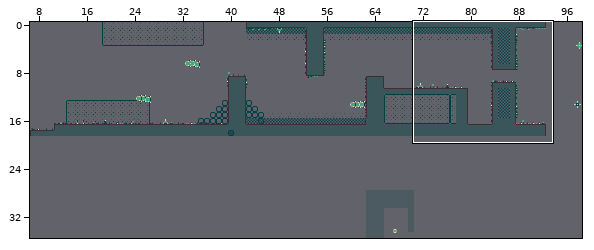
Two versions of a level (Tiled map, main.data/level_1.tmx). Above, an overview of the earlier version with the close-up marked.
Close-up. As it was:
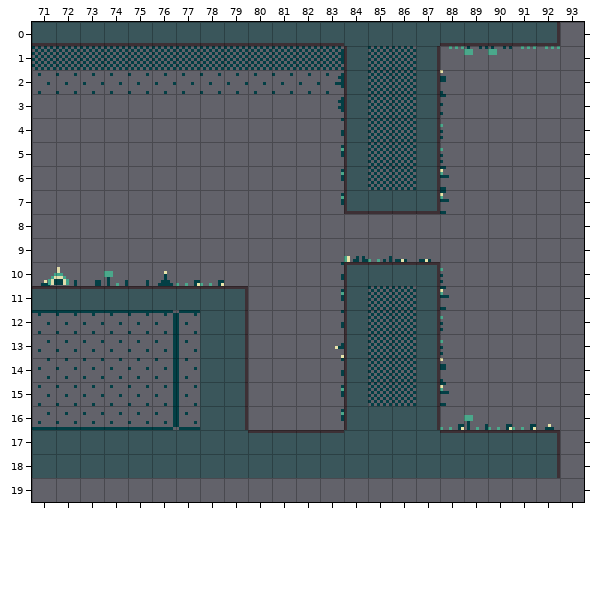
Cells are 8x8 px. Shown: x 71..93, y 0..19. The commit also changed other parts of the map, which this record leaves out.
After the commit:
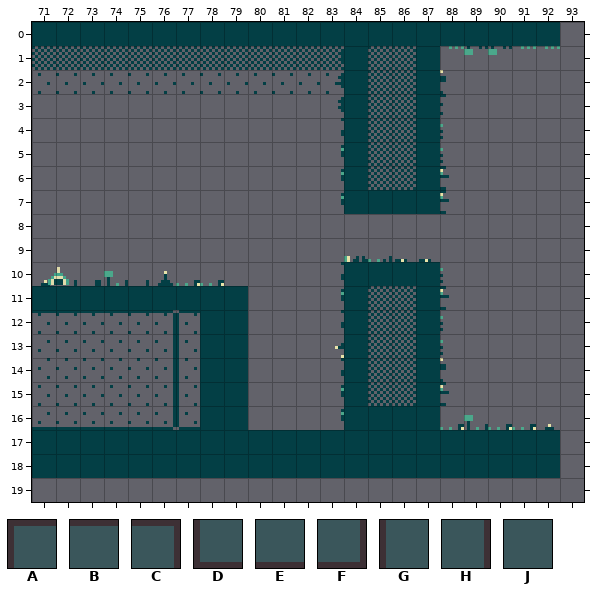
Key: from "collisions": A 0 "topleft", B 1 "top", C 2 "topright", D 3 "bottomleft", E 4 "bottom", F 5 "bottomright", G 7 "left", H 8 "right", J 9 "nothing".
_ is an empty cell, . an unchanged one.
See-through tiles are keyed as they look on the map.
The edit:
--- layer "collisions" (now hidden)
@@ x 71..92 @@
- 0 EEEEEEEEEEEEEJJJJEEEEF
- 1 .............G..H.....
- 2 .............G..H.....
- 3 .............G..H.....
- 4 .............G..H.....
- 5 .............G..H.....
- 6 .............G..H.....
- 7 .............DEEF.....
+ 0 ______________________
+ 1 ............._.._.....
+ 2 ............._.._.....
+ 3 ............._.._.....
+ 4 ............._.._.....
+ 5 ............._.._.....
+ 6 ............._.._.....
+ 7 .............____.....
@@ x 71..92 @@
-10 .............ABBC.....
-11 BBBBBBBBC....G..H.....
-12 .......JH....G..H.....
-13 .......JH....G..H.....
-14 .......JH....G..H.....
-15 .......JH....G..H.....
-16 .......JH....GJJH.....
-17 JJJJJJJJJBBBBJJJJBBBBC
-18 JJJJJJJJJJJJJJJJJJJJJH
+10 .............____.....
+11 _________...._.._.....
+12 .......__...._.._.....
+13 .......__...._.._.....
+14 .......__...._.._.....
+15 .......__...._.._.....
+16 .......__....____.....
+17 ______________________
+18 ______________________
Boxes around the changes in both close-ups, in picture pixels (x1, y1, x2, y2):
removed: (32, 22, 560, 214)
removed: (32, 262, 560, 478)
